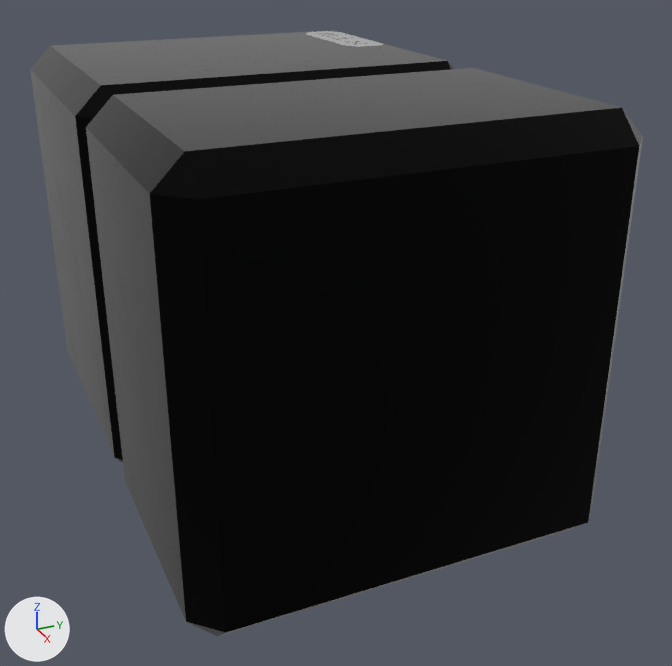
Two versions of the glTF model game/src/assets/goal_node.glb, one commit apart.
One viewpoint serves both versions: a camera (50 mm lens) standing at (0.83, -0.994, 0.813) and looking at (-0.406, -0.438, 0.195). The lights are fixed; the arrows at lower left show +X, +Y and +Z. Vertices at the same position are counted once.

Objects in the first picture: 'GoalNode'.
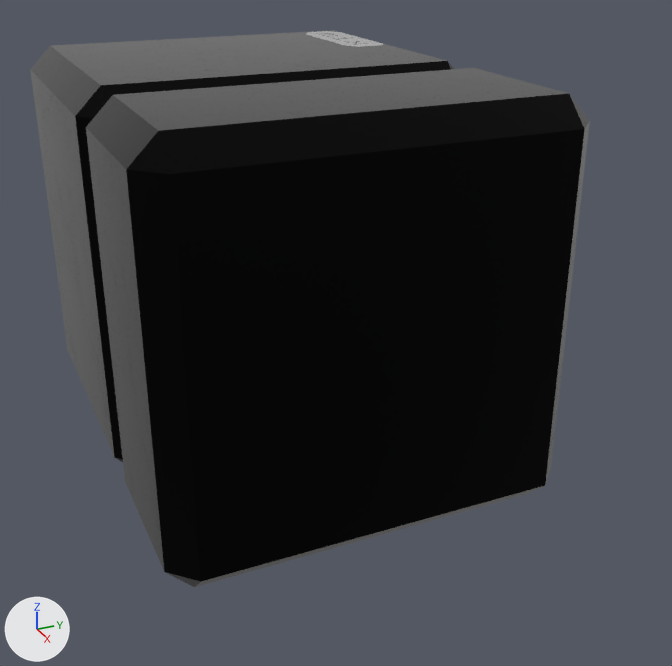
Where the change shows, as pixel boxes [x1, y1, x2, y2] in the pictures (672 x 666 px; the box of a moved part takes in the faces that stretch with it):
'GoalNode', reshaped (9% narrower, 8% shorter): before [30, 30, 643, 637]; after [30, 30, 590, 587]
part 1 of me_goal, moved or reshaped: before [124, 91, 643, 637]; after [124, 91, 590, 587]

The edits, one by one:
me_goal has 228 vertices, 404 faces and spans x 0.026..1.0, y -0.8..-0.2, z 0.0..0.6.
me_goal is used by ob_goalnode; location (-1.0, 0.0, 0.0).
me_goal part 1: all 12 vertices in x 0.963..1.0, y -0.8..-0.2, z 0.0..0.6 are moved by (-0.1, 0.0, 0.0).
